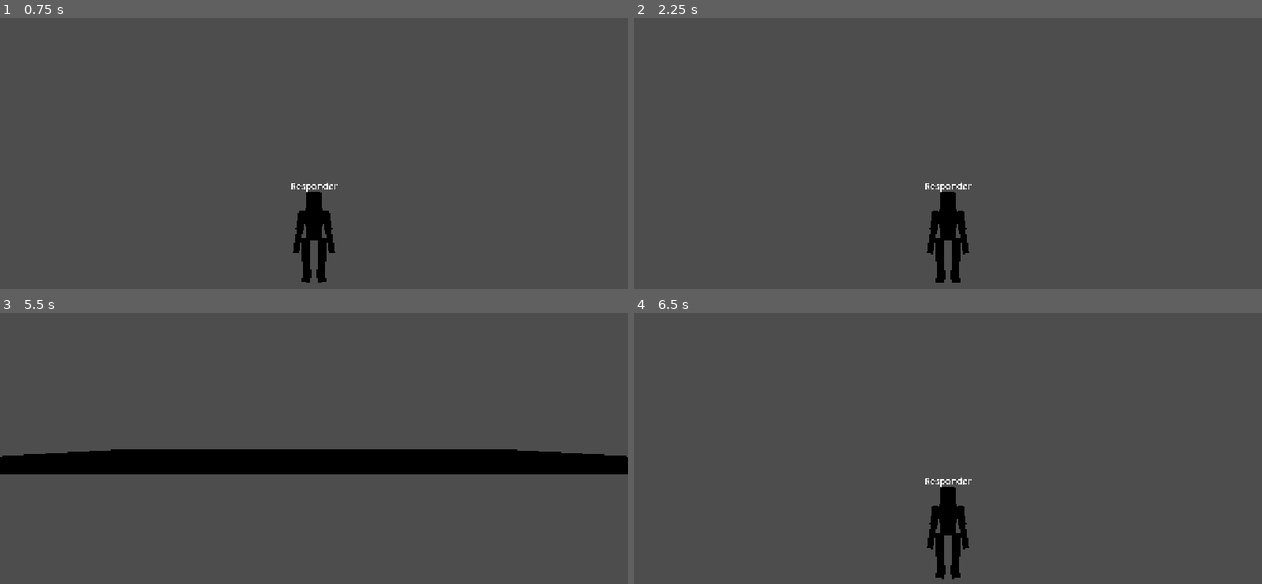
Above: before the commit, frames 1-4 (two rows, left to right).
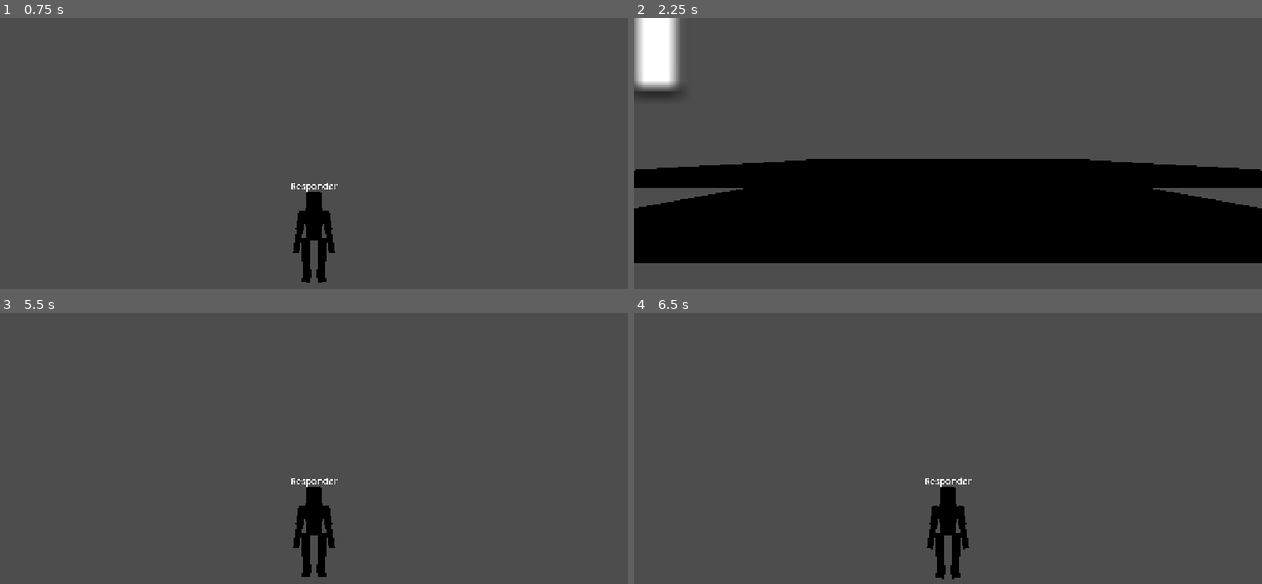
Above: after the commit, the same moments.

Repository: GodotGarden/search-and-rescue
Game: Godot game, scene res://scenes/player/Responder.tscn
Two runs of this game, one before a commit and one after it. Both use one fixed random seed, a clock stepped at 60 frames per second and the inputs below. This scene is started directly instead of the project's main scene.
Inputs (mouse positions are in pixels of both pictures, inside the frame that each line leads up to):
- Up to frame 1 (0.75 s): tap Enter at 0.5 s; move the mouse to (345, 194) at 0.52 s; hold W (move_forward) from 0.53 s (still down); tap Space (jump) at 0.6 s
- Up to frame 2 (2.25 s): keep holding W (move_forward); tap Space (jump) at 0.77, 1.07, 1.25, 1.52, 1.55, 1.82 s; move the mouse to (916, 196) at 1.27 s; tap 1 (equip_tool_1) at 1.35 s; tap Enter at 2 s; move the mouse to (960, 188) at 2.02 s; hold 2 (equip_tool_2) from 2.03 s (still down)
- Up to frame 3 (5.5 s): keep holding W (move_forward); tap Space (jump) at 2.3, 2.75, 3.02, 3.05, 3.32, 3.77, 3.8, 4.07, 4.25, 4.52, 4.55, 4.82, 5.1 s; move the mouse to (307, 494) at 2.77 s; release 2 (equip_tool_2) at 2.78 s; tap 3 (equip_tool_3) at 2.85 s; tap Enter at 3.5 s; move the mouse to (357, 494) at 3.52 s; hold E (interact) 3.53-4.28 s; move the mouse to (263, 483) at 4.27 s; tap Shift (sprint) at 4.35 s; move the mouse to (320, 489) at 5.02 s
- Up to frame 4 (6.5 s): move the mouse to (922, 481) at 5.77 s; release W (move_forward) at 5.78 s; hold D (move_right) from 5.78 s (still down); tap 1 (equip_tool_1) at 5.85 s; tap Space (jump) at 6.02, 6.05, 6.32 s

Frame 1 is identical in both runs. In frame 2, 37% of the frame differs, in the area x 0-100%, y 0-98%; in frame 3, 10%; in frame 4, less than 0.1%.

Commit message:
Add asymmetric jump gravity to fix floaty responder arc
The jump used a single constant gravity for both rise and fall, giving
a slow, symmetric arc that reads as floaty. Add rise_gravity_multiplier
(1.0, unchanged ascent) and fall_gravity_multiplier (2.5) exports to
responder.gd so falling applies stronger gravity than rising, tightening
the arc without changing jump height or takeoff feel.

Verified with a throwaway SceneTree physics probe (scratch-only, not
committed) that integrates the same velocity.y update formula using the
script's actual constants: peak height unchanged at 0.653m/t=0.267s,
but total air time drops from 0.550s to 0.450s (~18% shorter hang).

Confirmed by inspection that procedural_locomotion.gd's airborne pose
blend depends only on the grounded boolean, not fall speed, so no
character-rig changes are needed for this.

Diff:
--- a/scripts/player/responder.gd
+++ b/scripts/player/responder.gd
@@ -7,6 +7,11 @@
 @export var sprint_speed := 8.0
 @export var acceleration := 18.0
 @export var jump_velocity := 5.0
+## Gravity scale while rising (button-held ascent). 1.0 keeps the vanilla arc on the way up.
+@export var rise_gravity_multiplier := 1.0
+## Gravity scale while falling. Higher than rise_gravity_multiplier so the descent reads as a
+## snappy drop rather than a slow, symmetric hang at the top of the arc ("floaty" jump feel).
+@export var fall_gravity_multiplier := 2.5
 @export var mouse_sensitivity := 0.0025
 
 const GRAVITY := 18.0
@@ -86,7 +91,10 @@
 		return
 	camera.fov = move_toward(camera.fov, 28.0 if _binoculars_active else 70.0, delta * 160.0)
 	if not is_on_floor():
-		velocity.y -= GRAVITY * delta
+		# Asymmetric gravity: falling faster than rising tightens the arc (less hang time at the
+		# apex) without changing jump height, which is what reads as "floaty" versus "snappy".
+		var gravity_scale := fall_gravity_multiplier if velocity.y < 0.0 else rise_gravity_multiplier
+		velocity.y -= GRAVITY * gravity_scale * delta
 	if Input.is_action_just_pressed("jump") and is_on_floor():
 		velocity.y = jump_velocity
 
